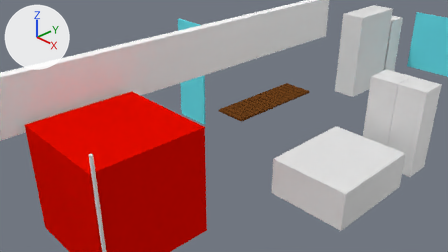
Renders of the Blender file home.blend from each side of a commit.
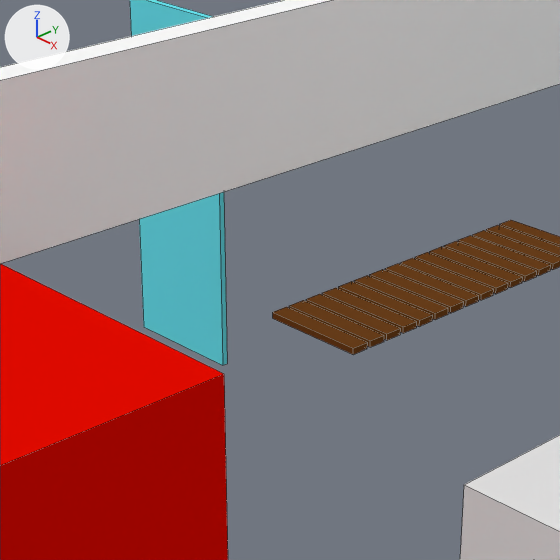
There are two pictures of each version: one from the file's camera 'Camera', one close up on the part from 31% to 67% of the width and 8% to 72% of the height. Every picture has the same lights, and +X, +Y and +Z are marked at upper left. The close-ups show mesh edges as thin lines.

The scene before the commit, as lines of its bpy script (objects in view):
```python
me_cube_008 = bpy.data.meshes.new('Cube.008')
me_cube_008.from_pydata(...)  # a box spanning x -0.145..0.529, y -0.259..-0.145, z 0.406..0.447
me_cube_008.materials.append(mat_material_002)  # brown #693e1a
me_cube_009 = bpy.data.meshes.new('Cube.009')
me_cube_009.from_pydata(...)  # a box spanning x 1.15..2.05, y -0.1..-0.06, z -1.32..1.17
me_cube_009.materials.append(mat_material_001)  # cyan #6ae5f1
me_cube_010 = bpy.data.meshes.new('Cube.010')
me_cube_010.from_pydata(...)  # a box spanning x -0.01..0.19, y -7.03..4.03, z 1.05..2.05
me_cube_010.materials.append(mat_wall)  # its picture is missing
ob_cube_005 = bpy.data.objects.new('Cube.005', me_cube_008)
ob_cube_005.location = (0.832, 0.0, 0.688)
_m = ob_cube_005.modifiers.new('Array', 'ARRAY')
_m.count = 16
_m.constant_offset_displace = (0.0, 0.0, 0.0)
_m.relative_offset_displace = (0.0, 1.2, 0.0)
ob_cube_006 = bpy.data.objects.new('Cube.006', me_cube_009)
ob_cube_006.location = (-2.882, 0.758, 1.25)
ob_cube_007 = bpy.data.objects.new('Cube.007', me_cube_010)
ob_cube_007.location = (0.0, 0.0, 0.688)
# also in view: 'bed' at (3.14, 0.6, 0.33); 'Vive_and_kinect_area' at (1.33, -3.06, 0.94)
```
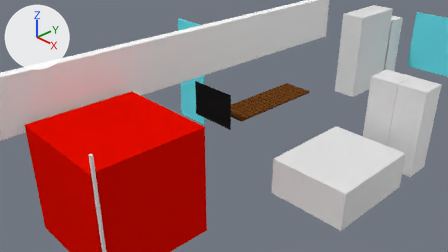
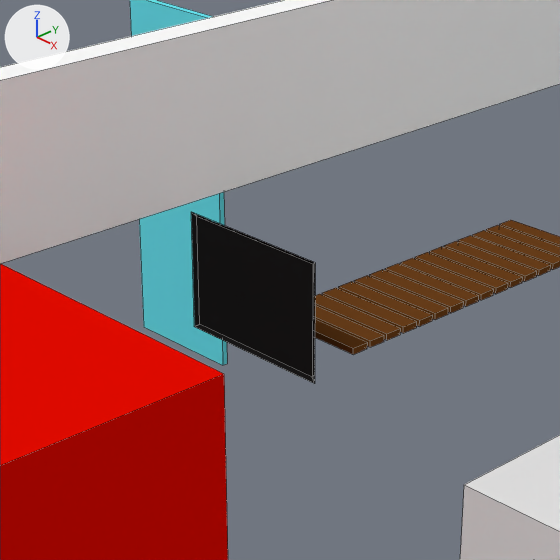
The change, as a list of edits to the scene's bpy script:
```text
Add mat_material_004:
    mat_material_004 = diffuse_material('Material.004')
    mat_material_004.base_color = (0.0111, 0.0111, 0.0111)  # black #1b1b1b
Add me_cube_018:
    me_cube_018.from_pydata([(-2.831, -2.077, 0.138), (-2.831, -2.077, 0.758), (-1.958, -2.077, 0.138), (-1.958, -2.077, 0.758), (-2.876, -2.097, 0.106), (-2.876, -2.097, 0.79), (-1.913, -2.097, 0.106), (-1.913, -2.097, 0.79), (-1.871, -2.128, 0.819), (-1.871, -2.128, 0.077), (-2.918, -2.128, 0.077), (-2.918, -2.128, 0.819), (-1.905, -2.114, 0.795), (-1.905, -2.114, 0.101), (-2.884, -2.114, 0.101), (-2.884, -2.114, 0.795)], [], [(0, 1, 3, 2), (2, 3, 7, 6), (7, 5, 11, 8), (4, 5, 1, 0), (2, 6, 4, 0), (7, 3, 1, 5), (11, 10, 14, 15), (6, 7, 8, 9), (5, 4, 10, 11), (4, 6, 9, 10), (13, 12, 15, 14), (10, 9, 13, 14), (8, 11, 15, 12), (9, 8, 12, 13)])
    me_cube_018.materials.append(mat_material_004)  # black #1b1b1b
Add ob_tv:
    ob_tv = bpy.data.objects.new('tv', me_cube_018)
    ob_tv.location = (3.15, 1.644, 0.879)
```

Changed parts and their boxes (x1, y1, x2, y2) in the close-ups (560 x 560 px):
'tv', added (black)
    after: (191, 212, 315, 384)
